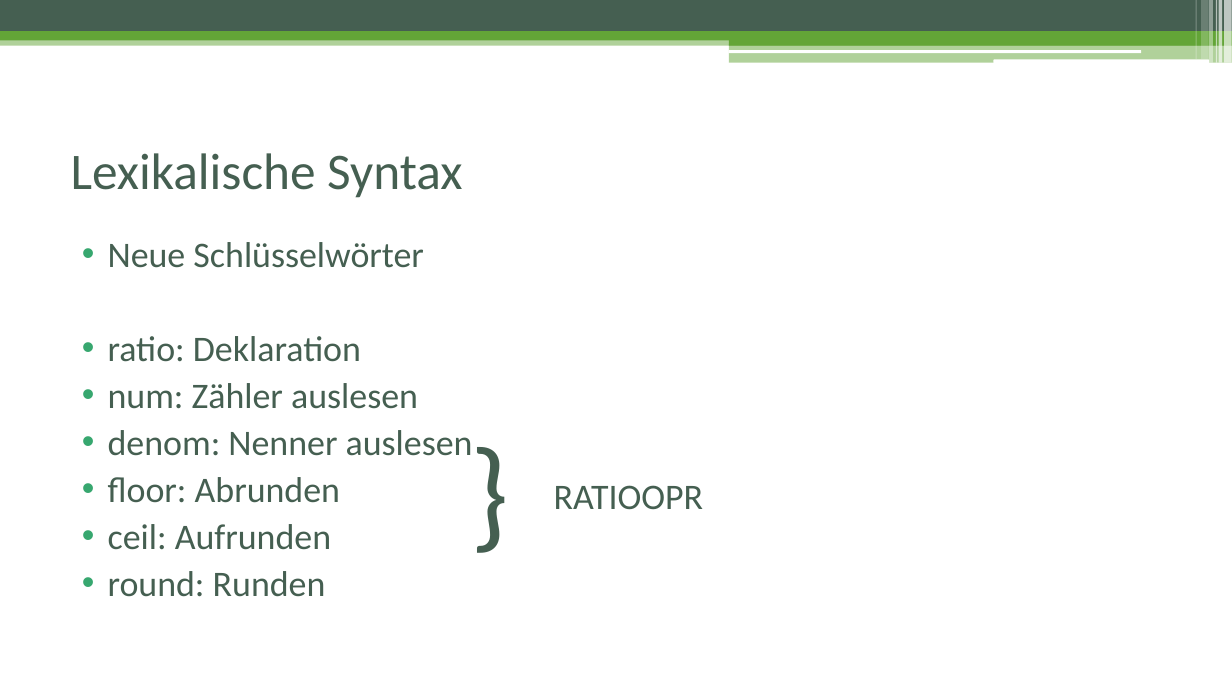
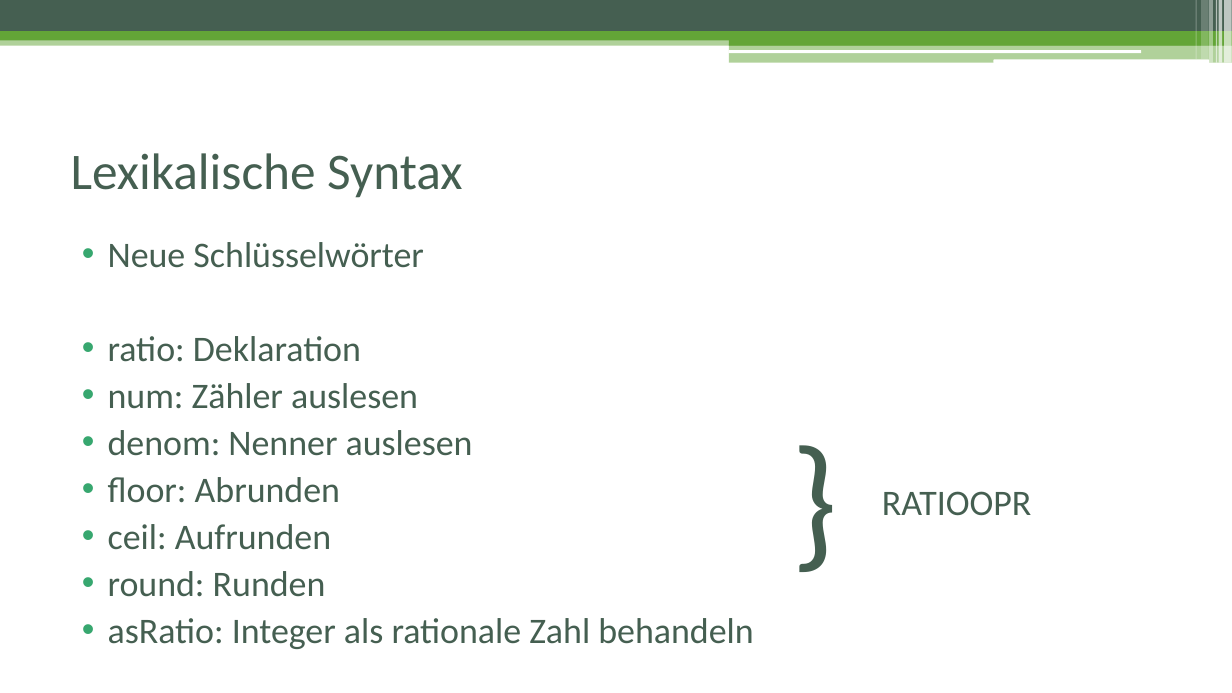
Before and after one commit to cguedel/fhnw-cpib, a slide deck: slide 4 of docs/Präsentation_Schlussbericht.pptx. Drawn at 1232x693 pixels with LibreOffice and Linux fonts; fonts in the diff are those of the drawing. Boxes give left, top, right and bottom in pixels: in the first picture for what was removed or moved away, otherwise in the second. Text is boxed around its words. In the diff, an @@ line names an element or a change of style, - is before the commit and + after.

Commit message:
presentation

```diff
--- a/docs/Präsentation_Schlussbericht.pptx
+++ b/docs/Präsentation_Schlussbericht.pptx
@@ text "}": place and size @@
-text "}" at (461,409,1180,567)
+text "}" at (782,401,1232,590)
@@ text "}" at (782,401,1232,590): size 96 to 115 pt @@
@@ text "RATIOOPR": place and size @@
-text "RATIOOPR" at (554,485,703,510)
+text "RATIOOPR" at (882,491,1031,516)
@@ text at (108,618,753,649): paragraph added @@
+• asRatio: Integer als rationale Zahl behandeln
```
Also in this commit, not shown: 4 slides added, 1 slide removed.
